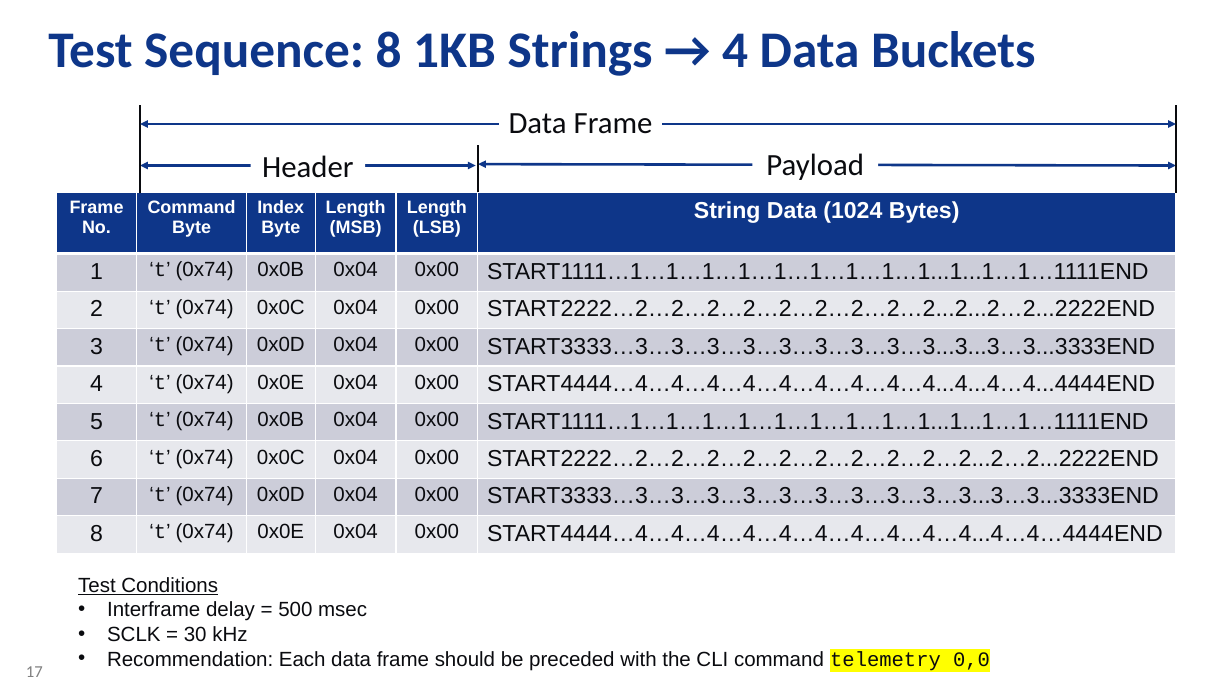
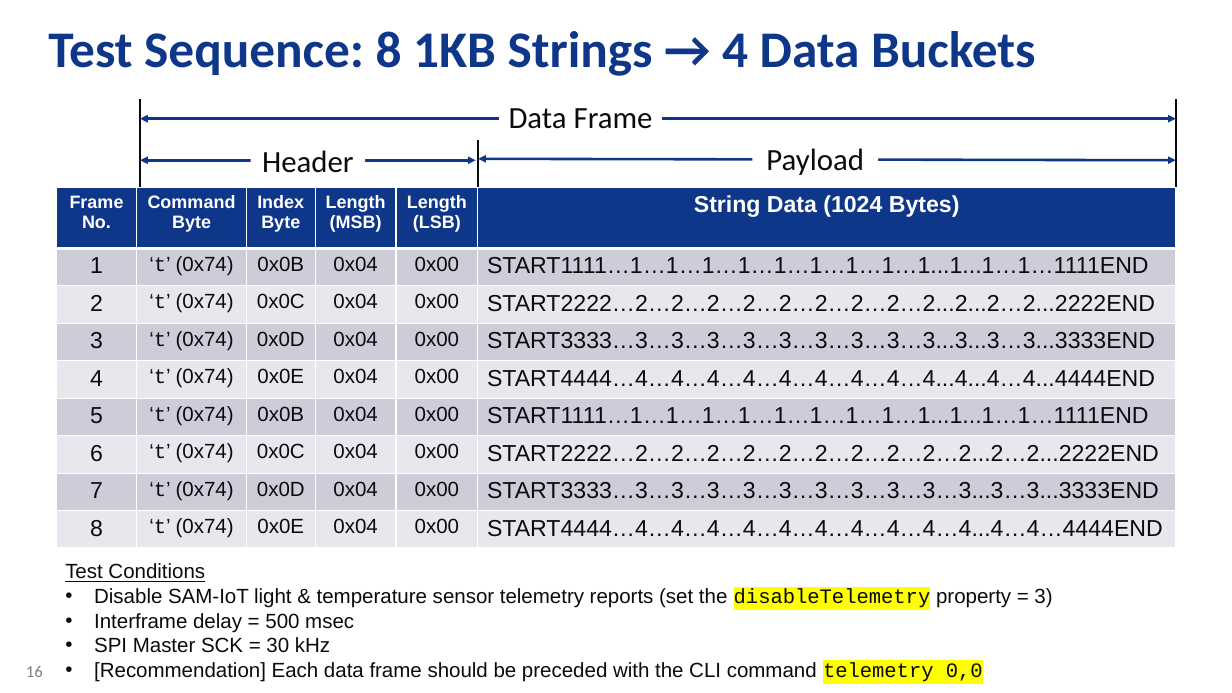
Before and after one commit to daisukeiot/Microchip-SAM-IoT-Wx-1, a slide deck: slide 16 of device_model/SAM-IoT-WM-v2.pptx (slide 17 before the commit). Drawn at 1232x693 pixels with LibreOffice and Linux fonts; fonts in the diff are those of the drawing; background and template pictures are left out. Boxes give left, top, right and bottom in pixels: in the first picture for what was removed or moved away, otherwise in the second. Text is boxed around its words. In the diff, an @@ line names an element or a change of style, - is before the commit and + after.

```diff
--- a/device_model/SAM-IoT-WM-v2.pptx
+++ b/device_model/SAM-IoT-WM-v2.pptx
@@ 3 texts, 3 double arrows, 3 lines, 1 table: place and size @@
-3 texts, 3 double arrows, 3 lines, 1 table at (56,104,1176,556)
+3 texts, 3 double arrows, 3 lines, 1 table at (56,99,1176,552)
@@ text "Test Conditions": place and size @@
-text "Test Conditions" at (78,577,990,671)
+text "Test Conditions" at (65,563,1052,682)
@@ text at (94,588,1052,610): paragraph added @@
+• Disable SAM-IoT light & temperature sensor telemetry reports (set the disableTelemetry property = 3)
@@ text at (94,637,983,682): text changed @@
-• SCLK = 30 kHz
-• Recommendation: Each data frame should be preceded with the CLI command telemetry 0,0
+• SPI Master SCK = 30 kHz
+• [Recommendation] Each data frame should be preceded with the CLI command telemetry 0,0
@@ page number at (26,666,43,677): text changed @@
-17
+16
```
Also in this commit, not shown: 4 other slides changed.
